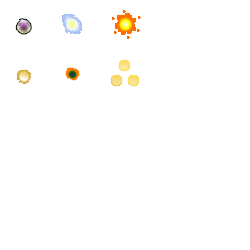
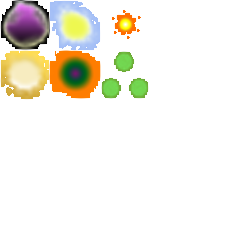
Two versions of the same layered image (250×250). Layer-by-layer changes:
added layer "Layer 9" above "Layer 8" over [102, 52, 148, 98]
painted on "Layer 7" over [1, 1, 49, 49]
painted on "Layer 6" over [50, 1, 100, 50]
painted on "Layer 5" over [50, 51, 100, 98]
painted on "Layer 4" over [1, 51, 139, 99]
